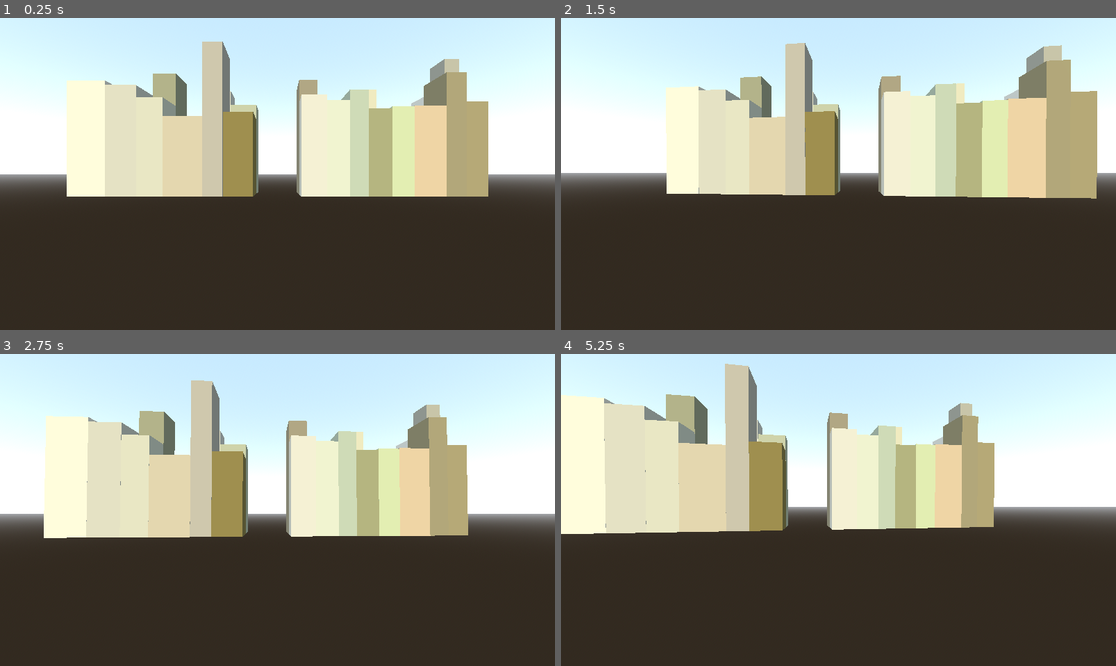
Above: before the commit, frames 1-4 (two rows, left to right).
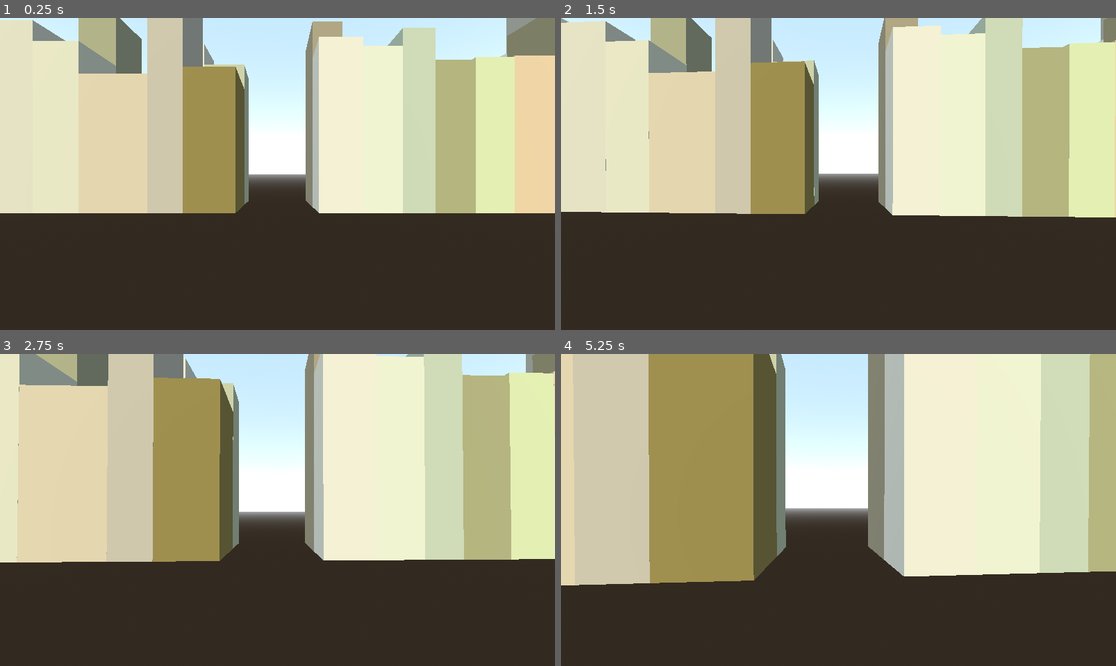
Above: after the commit, the same moments.

Repository: elemel/dronehattan-godot
Game: Godot game, scene res://root.tscn
The game is run twice, just before and just after one commit, with the same random seed, the same clock (stepped at 60 frames per second) and the same inputs.
Inputs (mouse positions are in pixels of both pictures, inside the frame that each line leads up to):
- Up to frame 1 (0.25 s): no input
- Up to frame 2 (1.5 s): tap Enter at 0.5 s; move the mouse to (866, 174) at 0.52 s; hold W (move_forward, bound only after the commit) from 0.53 s (still down); move the mouse to (810, 174) at 1.27 s
- Up to frame 3 (2.75 s): keep holding W (move_forward, bound only after the commit); move the mouse to (288, 503) at 2.02 s
- Up to frame 4 (5.25 s): move the mouse to (832, 516) at 2.77 s; move the mouse to (877, 513) at 3.52 s; tap Escape (pause, bound only after the commit) at 4.15 s; move the mouse to (672, 463) at 4.27 s; release W (move_forward, bound only after the commit) at 4.28 s; hold A (move_left, bound only after the commit) 4.28-5.03 s; move the mouse to (866, 510) at 5.02 s; hold S (move_back, bound only after the commit) from 5.03 s (still down)

The runs differ from the first frame. In frame 1, 43% of the frame differs, in the area x 0-100%, y 0-63%; in frame 2, 47%; in frame 3, 55%; in frame 4, 63%, in the area x 0-100%, y 0-75%.

Commit message:
Rewrite drone controls

Diff:
--- a/drone.gd
+++ b/drone.gd
@@ -1,27 +1,62 @@
 extends RigidBody3D
 
-@export var mouse_sensitivity = 0.1
+@export var mouse_sensitivity = deg_to_rad(0.05)
+@export var acceleration = 20
+@export var max_speed = 20
+
+@export var camera_heading_angle = deg_to_rad(90)
+@export var camera_pitch_angle = 0
+
+@export var max_angle_x = deg_to_rad(22.5)
+@export var max_angle_z = deg_to_rad(22.5)
 
 @onready var camera: Camera3D = $Camera3D
 
 
 func _input(event):
-	if event is InputEventKey:
-		if event.is_pressed() and event.keycode == KEY_ESCAPE:
-			if Input.mouse_mode == Input.MOUSE_MODE_VISIBLE:
-				Input.mouse_mode = Input.MOUSE_MODE_CAPTURED
-			else:
-				Input.mouse_mode = Input.MOUSE_MODE_VISIBLE
+	if event.is_action_pressed("pause"):
+		if Input.mouse_mode == Input.MOUSE_MODE_VISIBLE:
+			Input.mouse_mode = Input.MOUSE_MODE_CAPTURED
+		else:
+			Input.mouse_mode = Input.MOUSE_MODE_VISIBLE
 
 	if event is InputEventMouseMotion and Input.mouse_mode == Input.MOUSE_MODE_CAPTURED:
-		var movement = event.relative
-		camera.rotation.x -= deg_to_rad(movement.y * mouse_sensitivity)
-		camera.rotation.x = clamp(camera.rotation.x, deg_to_rad(-90), deg_to_rad(90))
-		camera.rotation.y += -deg_to_rad(movement.x * mouse_sensitivity)
+		camera_heading_angle += event.relative.x * mouse_sensitivity
+		camera_pitch_angle -= event.relative.y * mouse_sensitivity
+		camera_pitch_angle = clamp(camera_pitch_angle, deg_to_rad(-90), deg_to_rad(90))
 
+func _physics_process(delta):
+	var move_direction = Vector3.ZERO
 
-func _process(delta):
-	pass
+	if Input.is_action_pressed("move_left"):
+		move_direction.x -= 1
+
+	if Input.is_action_pressed("move_right"):
+		move_direction.x += 1
+
+	if Input.is_action_pressed("move_forward"):
+		move_direction.z -= 1
+
+	if Input.is_action_pressed("move_back"):
+		move_direction.z += 1
+
+	move_direction.y = move_direction.z * -sin(camera_pitch_angle)
+	move_direction.z *= cos(camera_pitch_angle)
+
+	if move_direction != Vector3.ZERO:
+		move_direction = move_direction.rotated(Vector3.UP, deg_to_rad(90) - camera_heading_angle)
+		move_direction = move_direction.normalized()
+
+	# rotation.x = move_direction.y * deg_to_rad(max_angle_x)
+	# rotation.z = -move_direction.x * deg_to_rad(max_angle_z)
+	# move_direction = move_direction.rotated(Vector3.UP, camera.rotation.y)
+
+	linear_velocity = linear_velocity.move_toward(move_direction * max_speed, acceleration * delta)
+
+	# camera.rotation.y = camera_heading_angle
+	var look_direction = Vector3(cos(camera_heading_angle), 0, sin(camera_heading_angle))
+	camera.look_at(camera.global_position - look_direction)
+	camera.rotation.x = camera_pitch_angle
 
 func _ready():
 	Input.mouse_mode = Input.MOUSE_MODE_CAPTURED
--- a/drone.tscn
+++ b/drone.tscn
@@ -1,16 +1,22 @@
-[gd_scene load_steps=3 format=3 uid="uid://brtegrfrx1g41"]
+[gd_scene load_steps=4 format=3 uid="uid://brtegrfrx1g41"]
 
 [ext_resource type="Script" path="res://drone.gd" id="1_hrsyd"]
 
-[sub_resource type="CylinderShape3D" id="CylinderShape3D_8yeu6"]
-height = 0.5
+[sub_resource type="BoxShape3D" id="BoxShape3D_vgpxr"]
+size = Vector3(1, 0.5, 1)
+
+[sub_resource type="BoxMesh" id="BoxMesh_lpvf7"]
+size = Vector3(1, 0.5, 1)
 
 [node name="Drone" type="RigidBody3D"]
-transform = Transform3D(1, 0, 0, 0, 1, 0, 0, 0, 1, 172.729, 33.2887, 338.508)
+transform = Transform3D(1, 0, 0, 0, 1, 0, 0, 0, 1, 172.729, 33.2887, 212.666)
 gravity_scale = 2.66454e-15
 script = ExtResource("1_hrsyd")
 
 [node name="Camera3D" type="Camera3D" parent="."]
 
 [node name="CollisionShape3D" type="CollisionShape3D" parent="."]
-shape = SubResource("CylinderShape3D_8yeu6")
+shape = SubResource("BoxShape3D_vgpxr")
+
+[node name="MeshInstance3D" type="MeshInstance3D" parent="."]
+mesh = SubResource("BoxMesh_lpvf7")
--- a/project.godot
+++ b/project.godot
@@ -15,6 +15,34 @@
 config/features=PackedStringArray("4.0", "Forward Plus")
 config/icon="res://icon.svg"
 
+[input]
+
+pause={
+"deadzone": 0.5,
+"events": [Object(InputEventKey,"resource_local_to_scene":false,"resource_name":"","device":0,"window_id":0,"alt_pressed":false,"shift_pressed":false,"ctrl_pressed":false,"meta_pressed":false,"pressed":false,"keycode":0,"physical_keycode":4194305,"key_label":0,"unicode":0,"echo":false,"script":null)
+]
+}
+move_forward={
+"deadzone": 0.5,
+"events": [Object(InputEventKey,"resource_local_to_scene":false,"resource_name":"","device":-1,"window_id":0,"alt_pressed":false,"shift_pressed":false,"ctrl_pressed":false,"meta_pressed":false,"pressed":false,"keycode":0,"physical_keycode":87,"key_label":0,"unicode":119,"echo":false,"script":null)
+]
+}
+move_back={
+"deadzone": 0.5,
+"events": [Object(InputEventKey,"resource_local_to_scene":false,"resource_name":"","device":-1,"window_id":0,"alt_pressed":false,"shift_pressed":false,"ctrl_pressed":false,"meta_pressed":false,"pressed":false,"keycode":0,"physical_keycode":83,"key_label":0,"unicode":115,"echo":false,"script":null)
+]
+}
+move_left={
+"deadzone": 0.5,
+"events": [Object(InputEventKey,"resource_local_to_scene":false,"resource_name":"","device":-1,"window_id":0,"alt_pressed":false,"shift_pressed":false,"ctrl_pressed":false,"meta_pressed":false,"pressed":false,"keycode":0,"physical_keycode":65,"key_label":0,"unicode":97,"echo":false,"script":null)
+]
+}
+move_right={
+"deadzone": 0.5,
+"events": [Object(InputEventKey,"resource_local_to_scene":false,"resource_name":"","device":-1,"window_id":0,"alt_pressed":false,"shift_pressed":false,"ctrl_pressed":false,"meta_pressed":false,"pressed":false,"keycode":0,"physical_keycode":68,"key_label":0,"unicode":100,"echo":false,"script":null)
+]
+}
+
 [rendering]
 
 renderer/rendering_method="mobile"
